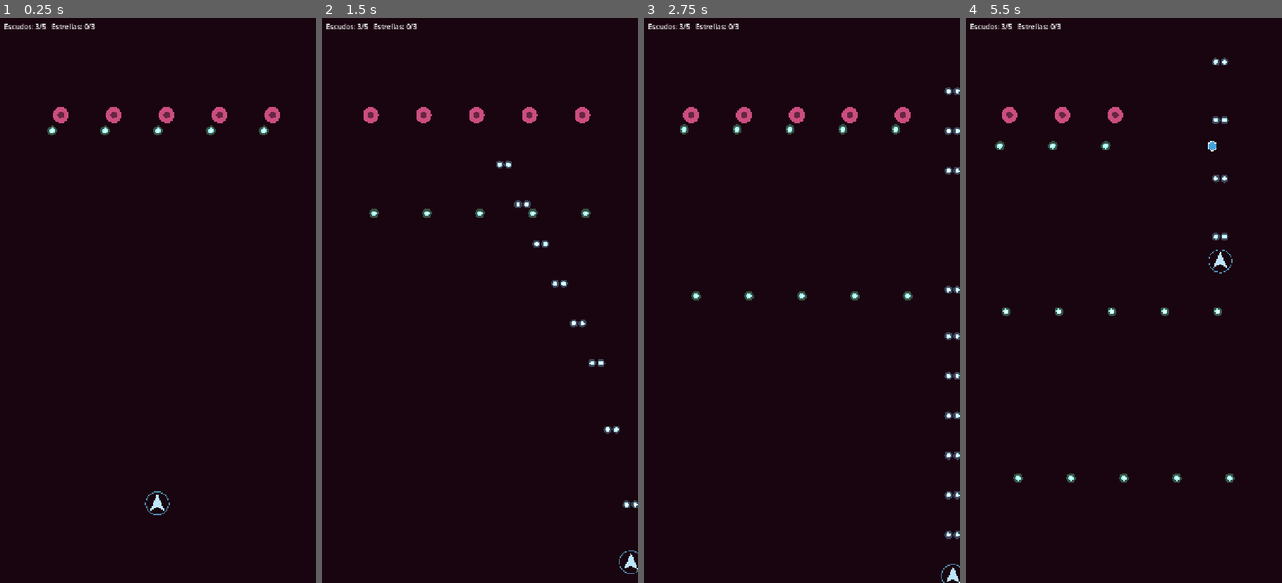
Above: before the commit, frames 1-4 (left to right).
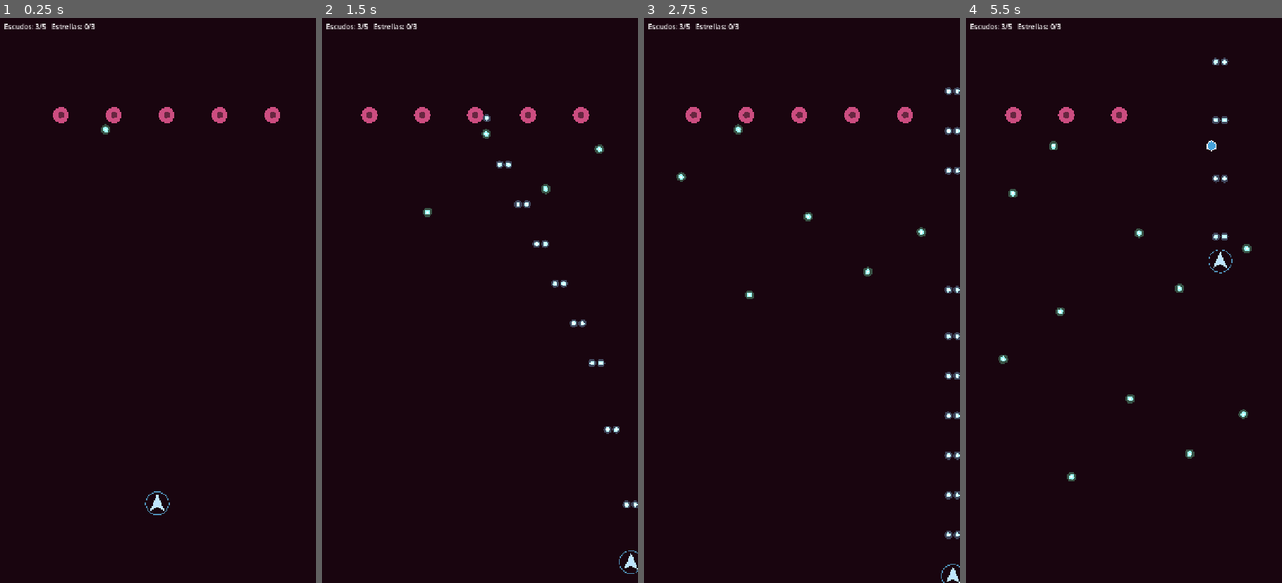
Above: after the commit, the same moments.

Repository: mark2141/cellularwars
Game: Godot game, scene res://scenes/main/main.tscn
Same seed, same stepped clock (60 frames per second), same inputs: the game is played once before the commit and once after it.
Inputs (mouse positions are in pixels of both pictures, inside the frame that each line leads up to):
- Up to frame 1 (0.25 s): no input
- Up to frame 2 (1.5 s): move the mouse to (549, 272) at 0.52 s; hold Right (move_right) 0.53-1.25 s; hold Space (shoot) 0.53-1.25 s; click (549, 272) at 0.67 s; drag from (416, 328) to (612, 503) at 1.27 s
- Up to frame 3 (2.75 s): move the mouse to (833, 176) at 2.02 s; hold Right (move_right) from 2.03 s (still down); hold Space (shoot) from 2.03 s (still down)
- Up to frame 4 (5.5 s): release Right (move_right) at 2.75 s; release Space (shoot) at 2.75 s; drag from (1108, 413) to (1013, 114) at 2.77 s; move the mouse to (1218, 385) at 3.52 s; hold Left (move_left) 3.53-4.25 s; hold Shift (focus) 3.53-4.25 s; tap Space (shoot) at 3.8 s; drag from (1029, 215) to (1124, 114) at 4.27 s; move the mouse to (1139, 300) at 5.02 s; hold Down (move_down) from 5.03 s (still down); hold Space (shoot) from 5.03 s (still down); click (1139, 300) at 5.17 s

The runs differ from the first frame. In frame 1, 0.2% of the frame differs, in the area x 14-88%, y 15-21%; in frame 2, 0.5%; in frame 3, 0.8%; in frame 4, 1.1%, in the area x 9-91%, y 15-83%.

Commit message:
Añade MovementPattern y los enemigos Espora Cíclica y Leucocito Zombi
Co-Authored-By: Claude Fable 5.2 <noreply@anthropic.com>
Claude-Session: https://claude.ai/code/session_01AXcMzje3NUiAFTqrS41fwi

Diff:
--- a/resources/enemies/bacteriofago_menor.tres
+++ b/resources/enemies/bacteriofago_menor.tres
@@ -1,12 +1,13 @@
-[gd_resource type="Resource" script_class="EnemyData" load_steps=3 format=3]
+[gd_resource type="Resource" script_class="EnemyData" format=3]
 
 [ext_resource type="Script" path="res://scripts/enemies/enemy_data.gd" id="1"]
+[ext_resource type="Resource" path="res://resources/movements/oscilacion_suave.tres" id="1_aysa0"]
 [ext_resource type="Resource" path="res://resources/patterns/bacteriofago_regular.tres" id="2"]
 
 [resource]
 script = ExtResource("1")
 display_name = "Bacteriófago Menor"
 max_hp = 4
-sway_amplitude = 40.0
-sway_frequency = 0.35
+speed = 95.0
+movement = ExtResource("1_aysa0")
 pattern_regular = ExtResource("2")
--- /dev/null
+++ b/resources/enemies/espora_ciclica.tres
@@ -0,0 +1,14 @@
+[gd_resource type="Resource" script_class="EnemyData" format=3]
+
+[ext_resource type="Resource" path="res://resources/movements/circulo.tres" id="1_bv52f"]
+[ext_resource type="Resource" path="res://resources/patterns/espora_regular.tres" id="2_vbrjp"]
+[ext_resource type="Script" path="res://scripts/enemies/enemy_data.gd" id="3_fqhyu"]
+
+[resource]
+script = ExtResource("3_fqhyu")
+display_name = "Espora Cíclica"
+speed = 55.0
+radius = 16.0
+color = Color(0.62, 0.42, 0.95, 1)
+movement = ExtResource("1_bv52f")
+pattern_regular = ExtResource("2_vbrjp")
--- /dev/null
+++ b/resources/enemies/leucocito_zombi.tres
@@ -0,0 +1,15 @@
+[gd_resource type="Resource" script_class="EnemyData" format=3]
+
+[ext_resource type="Resource" path="res://resources/movements/zigzag.tres" id="1_skftx"]
+[ext_resource type="Resource" path="res://resources/patterns/leucocito_regular.tres" id="2_tes70"]
+[ext_resource type="Script" path="res://scripts/enemies/enemy_data.gd" id="3_0d3mx"]
+
+[resource]
+script = ExtResource("3_0d3mx")
+display_name = "Leucocito Zombi"
+max_hp = 10
+speed = 75.0
+radius = 26.0
+color = Color(0.85, 0.86, 0.72, 1)
+movement = ExtResource("1_skftx")
+pattern_regular = ExtResource("2_tes70")
--- /dev/null
+++ b/resources/movements/circulo.tres
@@ -0,0 +1,9 @@
+[gd_resource type="Resource" script_class="MovementPattern" format=3]
+
+[ext_resource type="Script" path="res://scripts/enemies/movement_pattern.gd" id="1_btu4b"]
+
+[resource]
+script = ExtResource("1_btu4b")
+kind = 2
+amplitude = 46.0
+period = 2.6
--- /dev/null
+++ b/resources/movements/oscilacion_suave.tres
@@ -0,0 +1,9 @@
+[gd_resource type="Resource" script_class="MovementPattern" format=3]
+
+[ext_resource type="Script" path="res://scripts/enemies/movement_pattern.gd" id="1_w56en"]
+
+[resource]
+script = ExtResource("1_w56en")
+kind = 1
+amplitude = 40.0
+period = 2.8
--- /dev/null
+++ b/resources/movements/zigzag.tres
@@ -0,0 +1,9 @@
+[gd_resource type="Resource" script_class="MovementPattern" format=3]
+
+[ext_resource type="Script" path="res://scripts/enemies/movement_pattern.gd" id="1_8ane0"]
+
+[resource]
+script = ExtResource("1_8ane0")
+kind = 3
+amplitude = 110.0
+period = 2.8
--- /dev/null
+++ b/resources/patterns/espora_regular.tres
@@ -0,0 +1,9 @@
+[gd_resource type="Resource" script_class="BulletPattern" format=3]
+
+[ext_resource type="Script" path="res://scripts/bullets/bullet_pattern.gd" id="1_uoklk"]
+
+[resource]
+script = ExtResource("1_uoklk")
+interval = 3.0
+speed = 130.0
+color = Color(0.8, 0.55, 1, 1)
--- /dev/null
+++ b/resources/patterns/leucocito_regular.tres
@@ -0,0 +1,10 @@
+[gd_resource type="Resource" script_class="BulletPattern" format=3]
+
+[ext_resource type="Script" path="res://scripts/bullets/bullet_pattern.gd" id="1_tlmpr"]
+
+[resource]
+script = ExtResource("1_tlmpr")
+interval = 3.5
+speed = 120.0
+bullet_radius = 9.0
+color = Color(1, 0.95, 0.6, 1)
--- a/scripts/components/weapon_component.gd
+++ b/scripts/components/weapon_component.gd
@@ -12,6 +12,11 @@
 var _cooldown: float = 0.0
 
 
+## Retrasa el siguiente disparo (por ejemplo, para desfasar a un grupo).
+func delay(seconds: float) -> void:
+	_cooldown = max(_cooldown, seconds)
+
+
 func _physics_process(delta: float) -> void:
 	if _cooldown > 0.0:
 		_cooldown -= delta
--- a/scripts/enemies/enemy.gd
+++ b/scripts/enemies/enemy.gd
@@ -1,8 +1,14 @@
 class_name Enemy
 extends Node2D
 ## Enemigo genérico. Todo lo que lo distingue llega por `setup()` desde recursos.
+##
+## Su posición es `anchor` más el desplazamiento de su MovementPattern. El ancla
+## avanza con `velocity`, o la mueve una Formation si el enemigo va en formación.
 
 signal defeated(enemy: Enemy)
+
+## Distancia fuera del campo (abajo o a los lados) a la que se da por perdido.
+const EXIT_MARGIN := 160.0
 
 var data: EnemyData
 var tier: TierData
@@ -10,8 +16,12 @@
 var player: Player
 var field: Rect2
 
+var anchor: Vector2
+var velocity: Vector2 = Vector2.ZERO
+var in_formation: bool = false
+var can_shoot: bool = true
+
 var _pattern: BulletPattern
-var _origin_x: float
 var _time: float = 0.0
 
 @onready var health: HealthComponent = $HealthComponent
@@ -27,22 +37,29 @@
 
 func _ready() -> void:
 	add_to_group(&"enemies")
-	_origin_x = position.x
+	anchor = position
 	health.reset(roundi(data.max_hp * tier.hp_mult))
 	hitbox.radius = data.radius
 	health.died.connect(_on_died)
 	weapon.fired.connect(_on_fired)
 	_pattern = data.pattern_for(tier.rank)
-	if _pattern:
+	if _pattern and can_shoot:
 		weapon.interval = _pattern.interval
+		# Desfase aleatorio para que un grupo no dispare todo a la vez.
+		weapon.delay(randf() * _pattern.interval)
 		weapon.active = true
 
 
 func _physics_process(delta: float) -> void:
 	_time += delta
-	position.x = _origin_x + sin(_time * data.sway_frequency * TAU) * data.sway_amplitude
-	position.y += data.speed * tier.speed_mult * delta
-	if position.y > field.end.y + data.radius * 2.0:
+	if in_formation:
+		position = anchor
+	else:
+		anchor += velocity * tier.speed_mult * delta
+		position = anchor + (data.movement.offset_at(_time) if data.movement else Vector2.ZERO)
+
+	if position.y > field.end.y + EXIT_MARGIN or position.x < field.position.x - EXIT_MARGIN \
+			or position.x > field.end.x + EXIT_MARGIN:
 		queue_free()
 	elif player and player.is_targetable():
 		# Chocar con el cuerpo del enemigo quita un escudo; el enemigo sigue vivo.
@@ -52,7 +69,8 @@
 
 
 func _on_fired(_origin: Vector2) -> void:
-	if bullets == null:
+	# No dispara hasta haber entrado en el campo.
+	if bullets == null or not field.has_point(position):
 		return
 	var target := player.position if player else position + Vector2.DOWN
 	_pattern.emit(bullets, position, target)
--- a/scripts/enemies/enemy_data.gd
+++ b/scripts/enemies/enemy_data.gd
@@ -4,22 +4,21 @@
 
 @export var display_name: String = ""
 @export var max_hp: int = 3
-## Velocidad de descenso en píxeles por segundo.
+## Velocidad en píxeles por segundo cuando no va en formación.
 @export var speed: float = 0.0
 @export var radius: float = 18.0
 ## Escudos que quita al chocar con el jugador.
 @export var contact_damage: int = 1
 ## Provisional hasta tener sprites.
 @export var color: Color = Color(0.8, 0.3, 0.5)
+## Movimiento propio cuando no va en formación (vacío = línea recta).
+@export var movement: MovementPattern
 
+@export_group("Drops")
 ## Probabilidad (0 a 1) de soltar un escudo al morir.
 @export_range(0.0, 1.0) var shield_drop_chance: float = 0.15
 ## Probabilidad (0 a 1) de soltar una estrella al morir. Un enemigo suelta como mucho un drop.
 @export_range(0.0, 1.0) var star_drop_chance: float = 0.1
-
-@export_group("Oscilación (provisional, pasará a MovementPattern)")
-@export var sway_amplitude: float = 0.0
-@export var sway_frequency: float = 0.0
 
 @export_group("Patrones por rango")
 @export var pattern_regular: BulletPattern
--- /dev/null
+++ b/scripts/enemies/movement_pattern.gd
@@ -0,0 +1,27 @@
+class_name MovementPattern
+extends Resource
+## Movimiento individual de un enemigo, como desplazamiento sobre su trayectoria base.
+## La trayectoria base (dirección y velocidad, o la casilla de una formación) la pone quien lo crea.
+
+enum Kind { STRAIGHT, SWAY, CIRCLE, ZIGZAG }
+
+@export var kind: Kind = Kind.STRAIGHT
+## Píxeles: mitad del recorrido lateral (SWAY, ZIGZAG) o radio (CIRCLE).
+@export var amplitude: float = 0.0
+## Segundos que tarda un ciclo completo.
+@export var period: float = 2.0
+
+
+func offset_at(time: float) -> Vector2:
+	if kind == Kind.STRAIGHT or period <= 0.0:
+		return Vector2.ZERO
+	var phase := time / period
+	match kind:
+		Kind.SWAY:
+			return Vector2(sin(phase * TAU) * amplitude, 0.0)
+		Kind.CIRCLE:
+			return Vector2(sin(phase * TAU), 1.0 - cos(phase * TAU)) * amplitude
+		Kind.ZIGZAG:
+			# Onda triangular: cambia de sentido en seco, sin frenar.
+			return Vector2((4.0 * absf(fposmod(phase - 0.25, 1.0) - 0.5) - 1.0) * amplitude, 0.0)
+	return Vector2.ZERO
Not shown, added: scripts/enemies/movement_pattern.gd.uid
